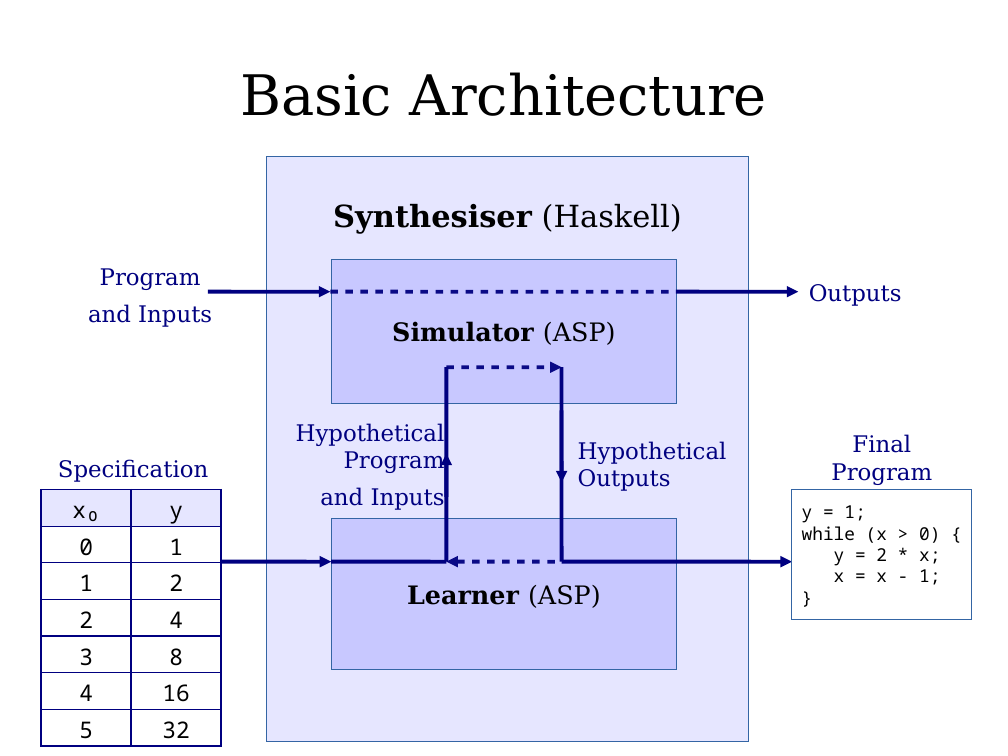
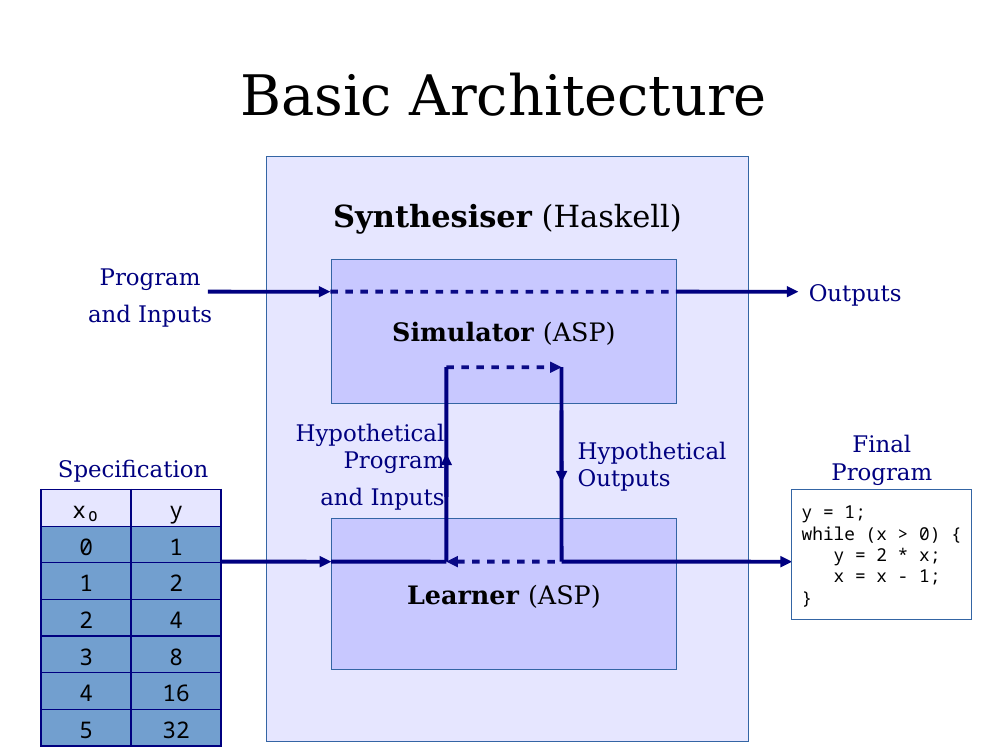
Before and after one commit to joodicator/ic-while-synth, a slide deck: slide 11 of docs/presentation/SoSWASP.odp. Drawn at 1008x756 pixels with LibreOffice and Linux fonts; fonts in the diff are those of the drawing. Boxes give left, top, right and bottom in pixels: in the first picture for what was removed or moved away, otherwise in the second. Text is boxed around its words. In the diff, an @@ line names an element or a change of style, - is before the commit and + after.

```diff
--- a/docs/presentation/SoSWASP.odp
+++ b/docs/presentation/SoSWASP.odp
@@ table at bbox=[41, 489, 220, 743] @@
@@ fill #FFFFFF to #729FCF in 12 cells @@
```
Also in this commit, not shown: 5 other slides changed, 5 slides added.
